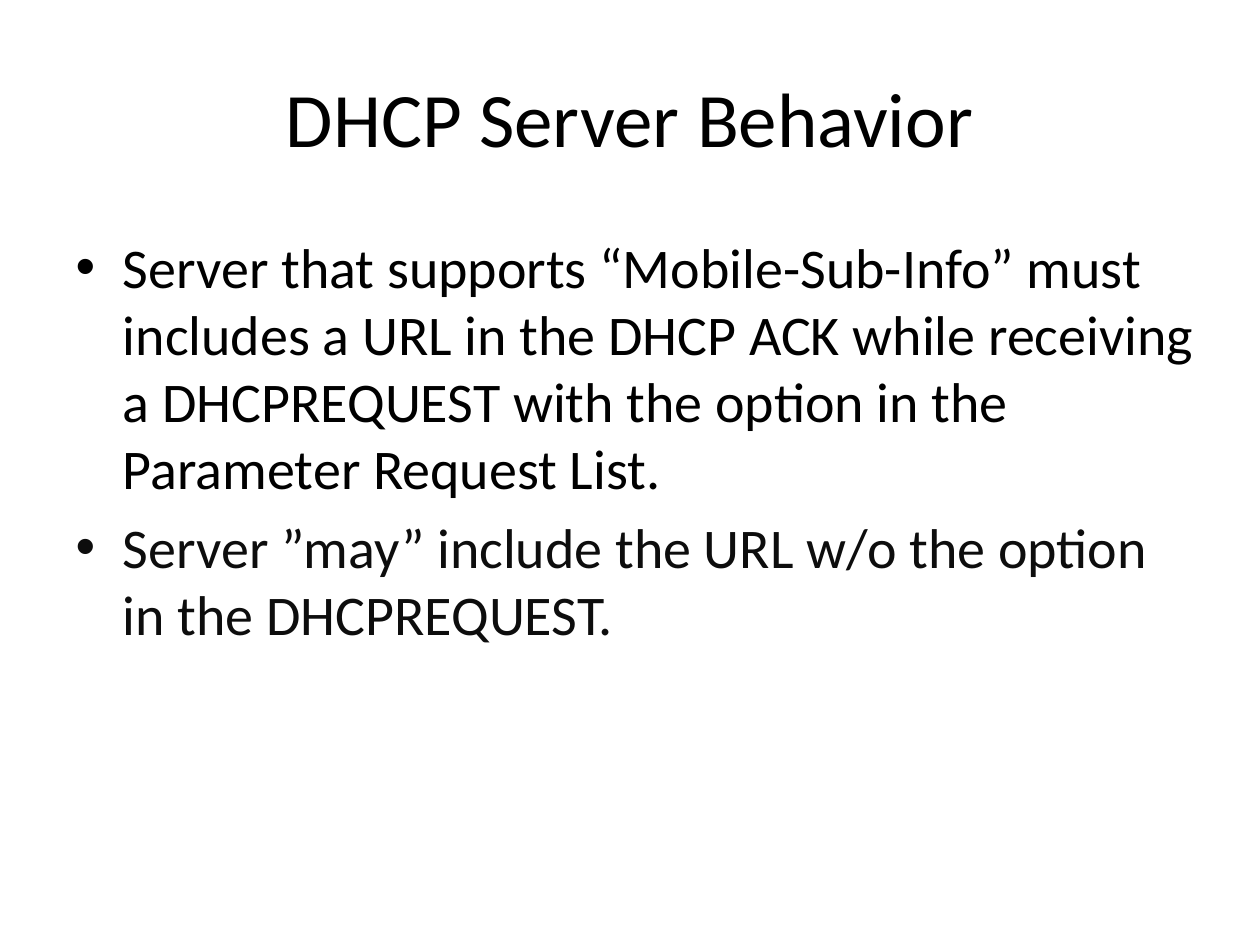
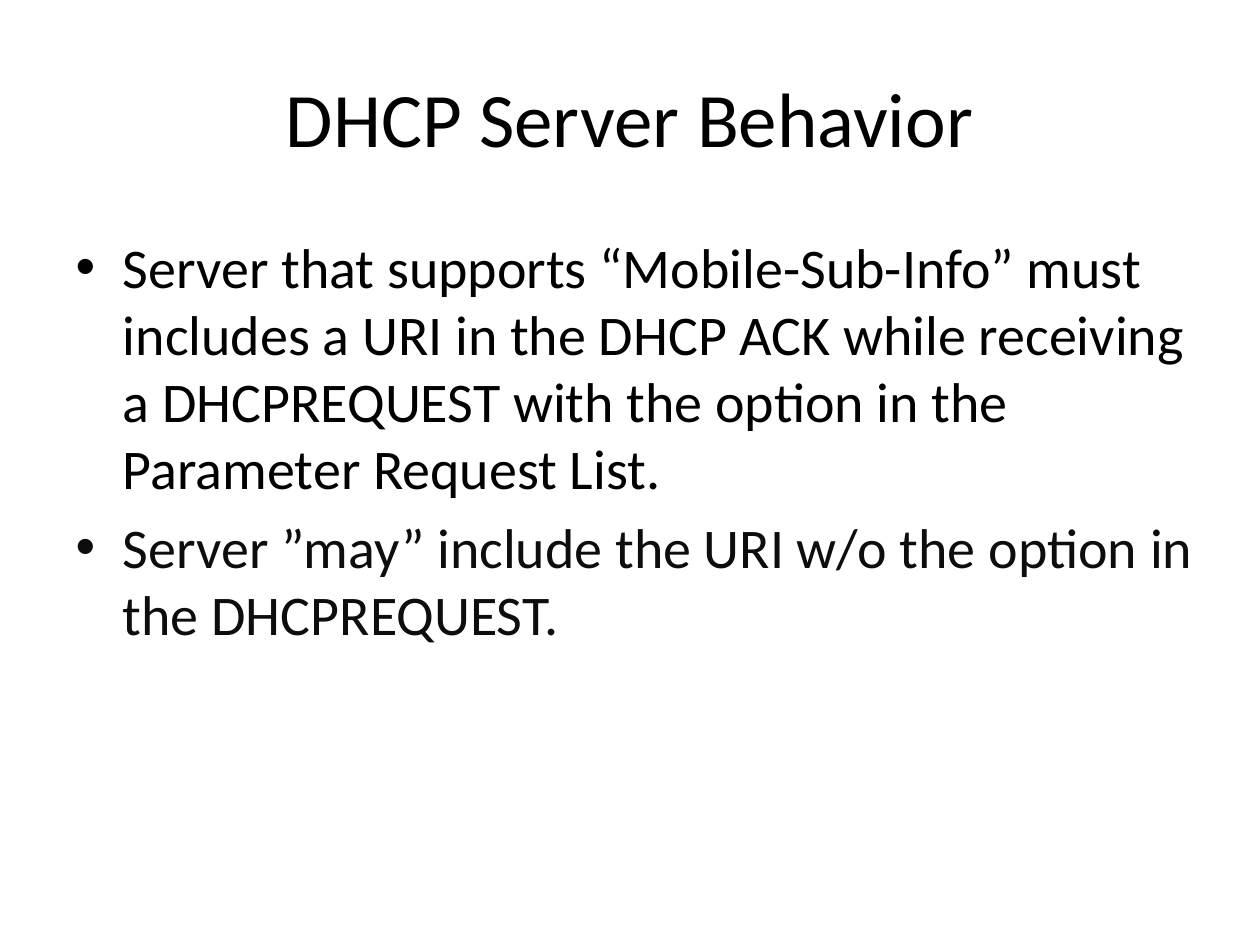
Before and after one commit to lightcable/mobile_sub_info, a slide deck: slide 6 of mobile-sub-info.pptx. Drawn at 1260x945 pixels with LibreOffice and Linux fonts; fonts in the diff are those of the drawing. Boxes give left, top, right and bottom in pixels: in the first picture for what was removed or moved away, otherwise in the second. Text is boxed around its words. In the diff, an @@ line names an element or a change of style, - is before the commit and + after.

```diff
--- a/mobile-sub-info.pptx
+++ b/mobile-sub-info.pptx
@@ text at [123, 247, 1192, 643]: text changed @@
-• Server that supports “Mobile-Sub-Info” must includes a URL in the DHCP ACK while receiving a DHCPREQUEST with the option in the Parameter Request List.
-• Server ”may” include the URL w/o the option in the DHCPREQUEST.
+• Server that supports “Mobile-Sub-Info” must includes a URI in the DHCP ACK while receiving a DHCPREQUEST with the option in the Parameter Request List.
+• Server ”may” include the URI w/o the option in the DHCPREQUEST.
```
Also in this commit, not shown: 6 other slides changed, 3 other files.
